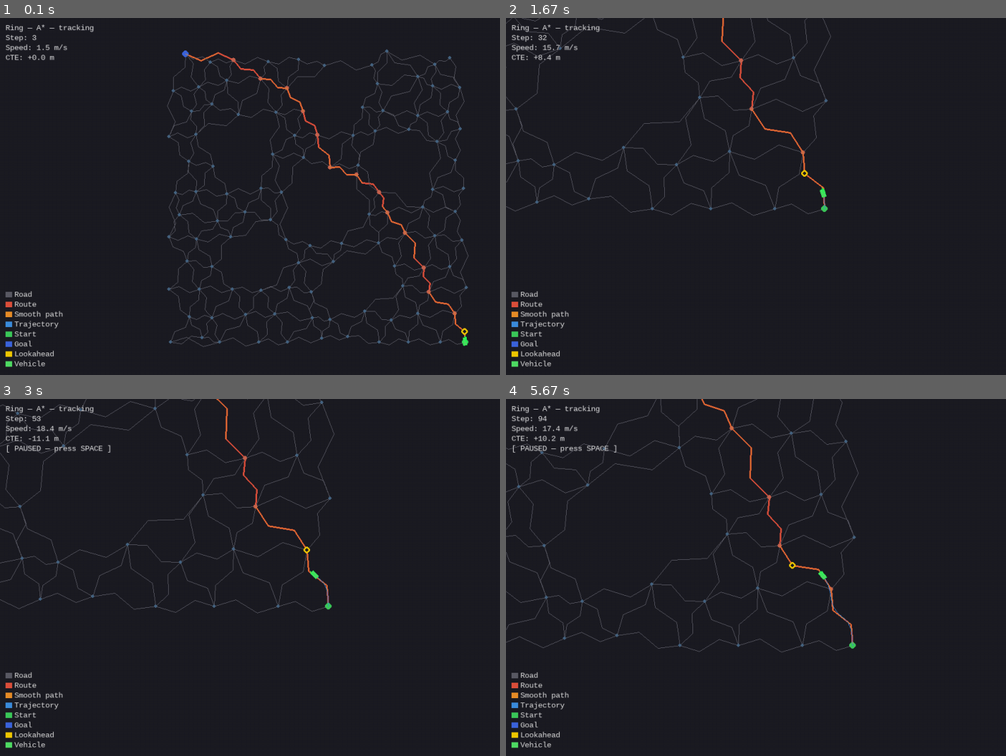
Above: before the commit, frames 1-4 (two rows, left to right).
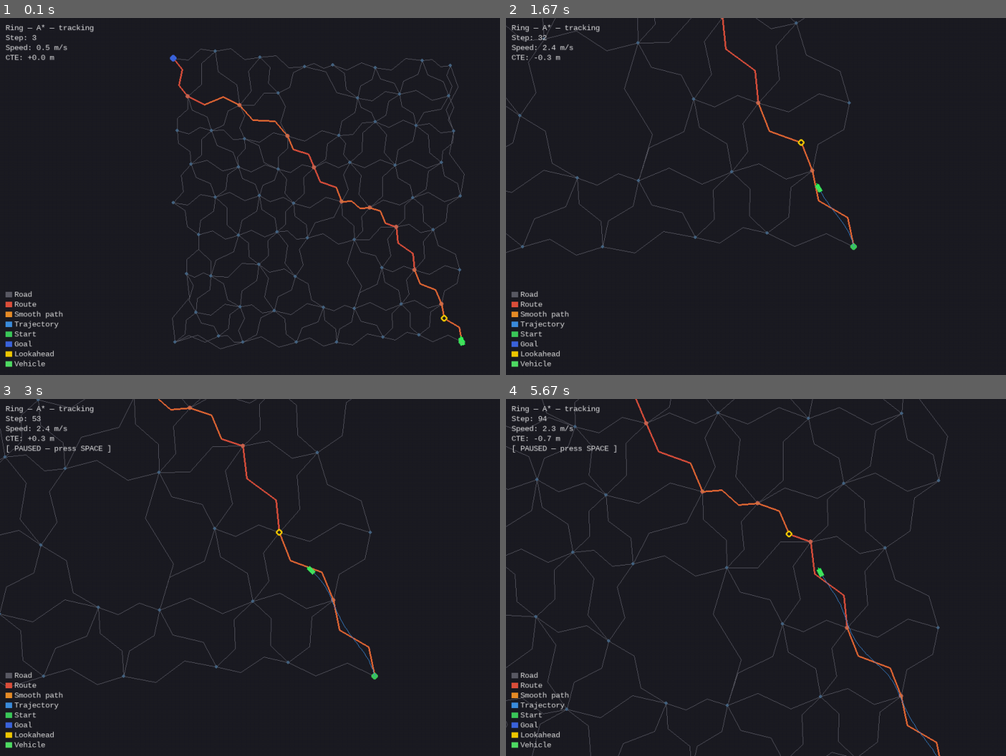
Above: after the commit, the same moments.

Repository: alexandrelheinen/arco
Game: pygame game, started from tools/simulator/main/astar.py
Two runs of this game, one before a commit and one after it. Both use one fixed random seed, a clock stepped at 60 frames per second and the inputs below.
Inputs:
- Up to frame 1 (0.1 s): no input
- Up to frame 2 (1.67 s): tap C at 0.33 s; tap Space at 0.67, 1.07, 1.37, 1.57 s
- Up to frame 3 (3 s): tap Space at 1.9, 2.2, 2.4, 2.7, 2.97 s
- Up to frame 4 (5.67 s): tap Space at 3.3, 3.6, 3.73, 4.13, 4.43, 4.8, 5.2, 5.5 s

The runs differ from the first frame. In frame 1, 6.6% of the frame differs, in the area x 7-94%, y 7-93%; in frame 2, 2.9%; in frame 3, 3.7%; in frame 4, 5.0%.

Commit message:
feat: update model parameters for domestic robot in 50-100m scenes
Agent-Logs-Url: https://github.com/alexandrelheinen/arco/sessions/e00c9352-e943-4a6e-83f6-28aaad981f32

Co-authored-by: alexandrelheinen <10059686+alexandrelheinen@users.noreply.github.com>

Diff:
--- a/tools/config/graph.yml
+++ b/tools/config/graph.yml
@@ -30,13 +30,13 @@
 seed: 42
 
 type: ring
-width: 1000  # [m]
-height: 1000  # [m]
-mean_edge_length: 100  # [m]
-hole_count: 6  # [] 1 central hole + 5 holes at equal angular offsets
-hole_radius: 90  # [m]
+width: 50  # [m]
+height: 50  # [m]
+mean_edge_length: 7  # [m]
+hole_count: 3  # [] 1 central hole + 2 holes at equal angular offsets
+hole_radius: 4  # [m]
 curvature: 0.1  # [] 10 % of edge length
 
-node_count: 30
-area: 100.0
-connect_radius: 28.0
+node_count: 20
+area: 50.0
+connect_radius: 14.0
--- a/tools/config/simulation.yml
+++ b/tools/config/simulation.yml
@@ -1,3 +1,4 @@
 # Simulation configuration
 timestep: 0.1  # s
-max_steps: 30000  # 50 min
+max_steps: 600  # 60 s (2× the 20–30 s target for domestic-robot scenes)
+activation_radius: 12.0  # m (≈ 1.2 edge-lengths, for an 80 m scene)
--- a/tools/config/vehicle.yml
+++ b/tools/config/vehicle.yml
@@ -1,9 +1,9 @@
 dubins:
-  cruise_speed: 20.0  # m/s (80 km/h)
-  lookahead: 20.0  # m (1 second at cruise speed)
-  max_speed: 40.0  # m/s (150 km/h)
+  cruise_speed: 3.0  # m/s (~11 km/h; inferred: ~75 m path in 25 s for a 50 m scene)
+  lookahead: 3.0  # m (1 second at cruise speed)
+  max_speed: 5.0  # m/s (short-burst sprint)
   max_turn_rate: 90.0  # deg/s
-  max_accel: 4.9  # m/s² (0.5 g)
+  max_accel: 1.5  # m/s² (safe indoor acceleration)
   max_turn_rate_dot: 3600.0  # deg/s² (very high to avoid limiting turn rate changes)
-  goal_radius: 10.0  # m (> 3 timesteps worth of cruise speed)
-  curvature_gain: 10.0  # m  (v = cruise speed / (1 + gain * |κ|); 0 = constant speed)
+  goal_radius: 3.0  # m (> 10 timesteps at cruise speed; robust pure-pursuit stopping)
+  curvature_gain: 3.0  # m  (v = cruise speed / (1 + gain * |κ|); 0 = constant speed)
--- a/tools/examples/astar_pipeline.py
+++ b/tools/examples/astar_pipeline.py
@@ -228,8 +228,8 @@
     start_pos, goal_pos = find_farthest_outer_pair(graph, outer_node_ids)
 
     # Small offset so the vehicle starts slightly off a node (tests projection)
-    start_xy = np.array([start_pos[0] + 4.0, start_pos[1] + 4.0])
-    goal_xy = np.array([goal_pos[0] - 4.0, goal_pos[1] - 4.0])
+    start_xy = np.array([start_pos[0] + 1.0, start_pos[1] + 1.0])
+    goal_xy = np.array([goal_pos[0] - 1.0, goal_pos[1] - 1.0])
 
     router = RouteRouter(
         graph,
--- a/tools/simulator/scenes/astar.py
+++ b/tools/simulator/scenes/astar.py
@@ -18,8 +18,8 @@
 from sim.tracking import VehicleConfig
 
 # Small metric offset applied to start/goal to exercise the projection logic.
-_ENDPOINT_OFFSET_M = 4.0
-_ACTIVATION_RADIUS = 35.0
+_ENDPOINT_OFFSET_M = 1.0
+_ACTIVATION_RADIUS = 12.0
 
 
 class AStarScene(SimScene):
